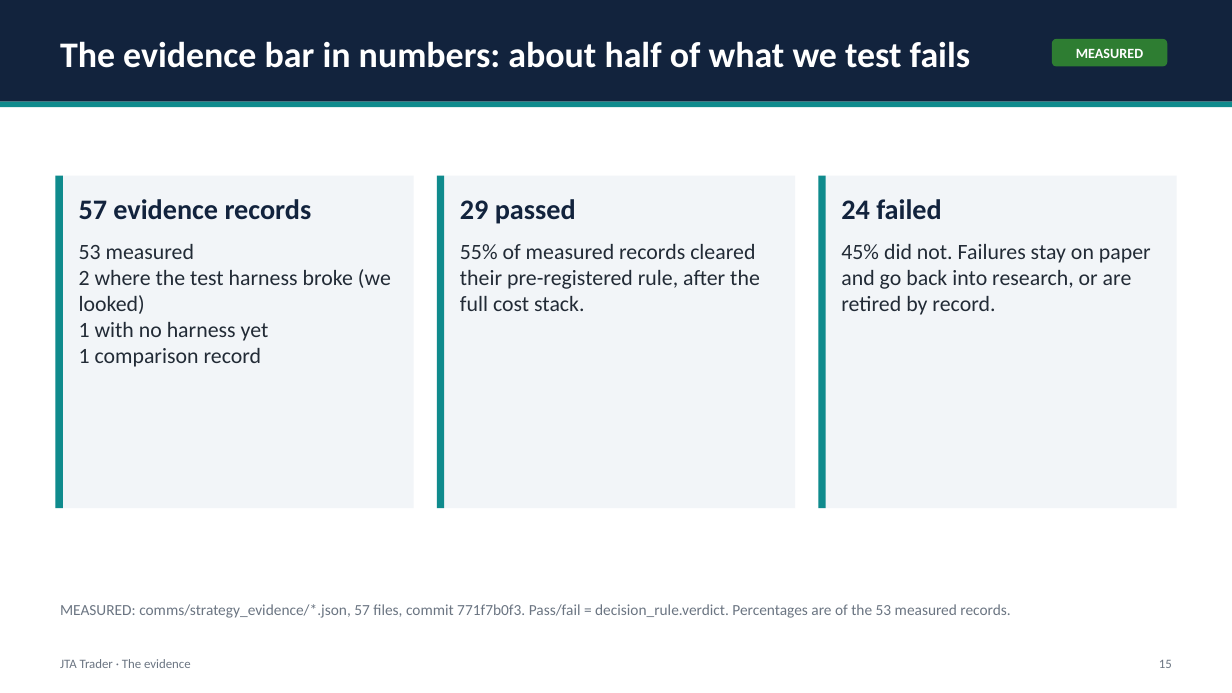
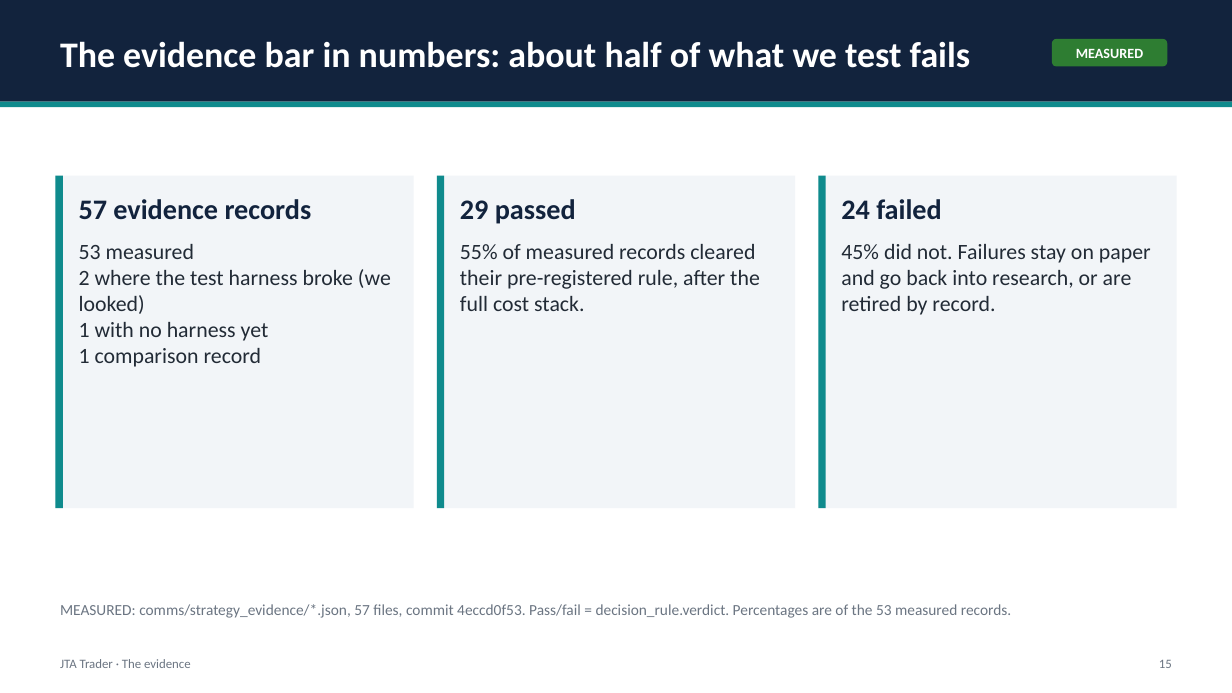
Before and after one commit to benbaichmankass/JTA-Trader, a slide deck: slide 15 of docs/pitch/jta-trader-pitch-deck.pptx. Drawn at 1232x693 pixels with LibreOffice and Linux fonts; fonts in the diff are those of the drawing. Boxes give left, top, right and bottom in pixels: in the first picture for what was removed or moved away, otherwise in the second. Text is boxed around its words. In the diff, an @@ line names an element or a change of style, - is before the commit and + after.

```diff
--- a/docs/pitch/jta-trader-pitch-deck.pptx
+++ b/docs/pitch/jta-trader-pitch-deck.pptx
@@ text at (x1=60, y1=604, x2=1011, y2=618): text changed @@
-MEASURED: comms/strategy_evidence/*.json, 57 files, commit 771f7b0f3. Pass/fail = decision_rule.verdict. Percentages are of the 53 measured records.
+MEASURED: comms/strategy_evidence/*.json, 57 files, commit 4eccd0f53. Pass/fail = decision_rule.verdict. Percentages are of the 53 measured records.
```
Also in this commit, not shown: 11 other slides changed, 2 other files.
